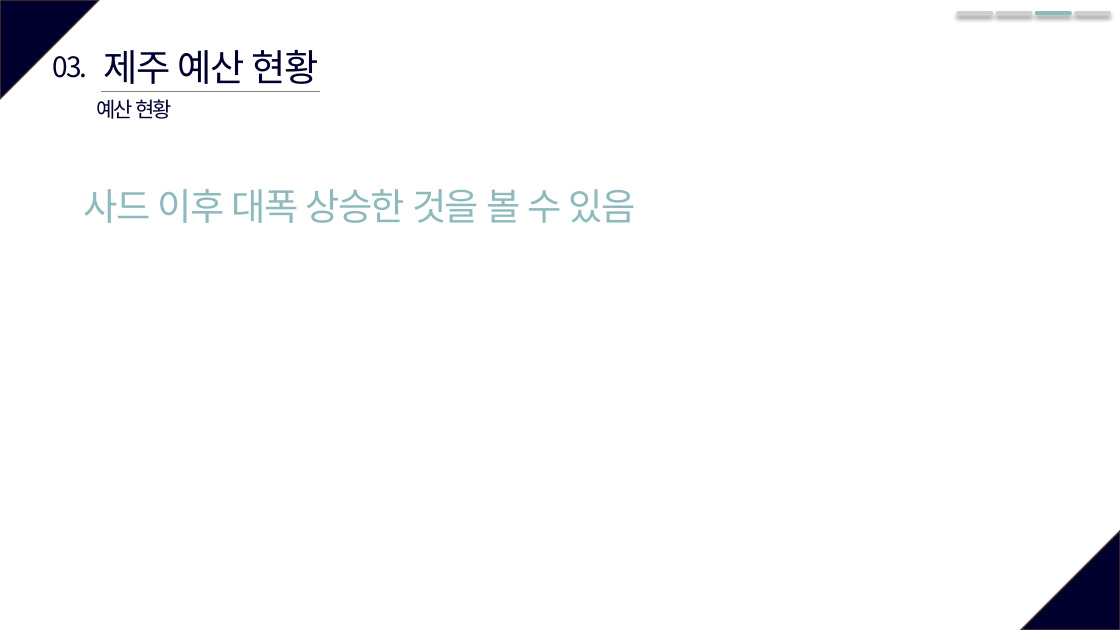
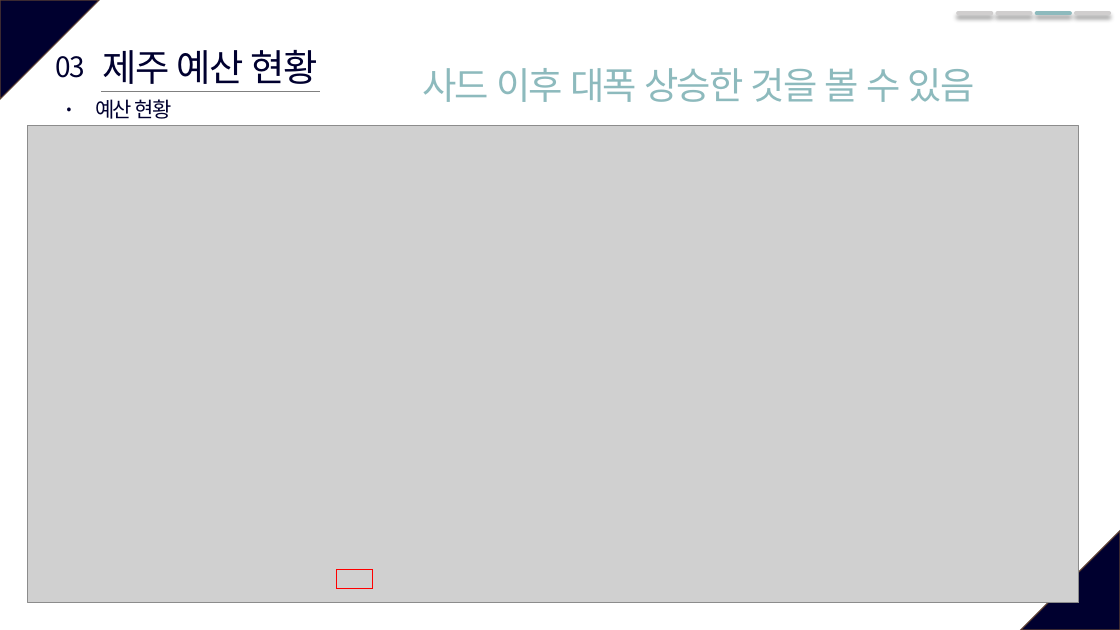
Before and after one commit to so-jeong0127/6-project, a slide deck: slide 11 of 6조_외부환경영향.pptx. Drawn at 1120x630 pixels with LibreOffice and Linux fonts; fonts in the diff are those of the drawing; grey boxes stand for pictures. Boxes give left, top, right and bottom in pixels: in the first picture for what was removed or moved away, otherwise in the second. Text is boxed around its words. In the diff, an @@ line names an element or a change of style, - is before the commit and + after.

```diff
--- a/6조_외부환경영향.pptx
+++ b/6조_외부환경영향.pptx
@@ text "03." rewrapped from [52,56,87,78] to [56,56,85,78] @@
@@ text "사드 이후 대폭 상승한 것을 ...": place and size @@
-text "사드 이후 대폭 상승한 것을 ..." at [84,189,636,223]
+text "사드 이후 대폭 상승한 것을 ..." at [422,68,974,102]
@@ picture added at [28,126,1079,603] @@
@@ rectangle added at [337,570,373,590], outline #FF0000 1 pt @@
```
Also in this commit, not shown: 2 other slides changed, 1 slide added, 2 other files.
